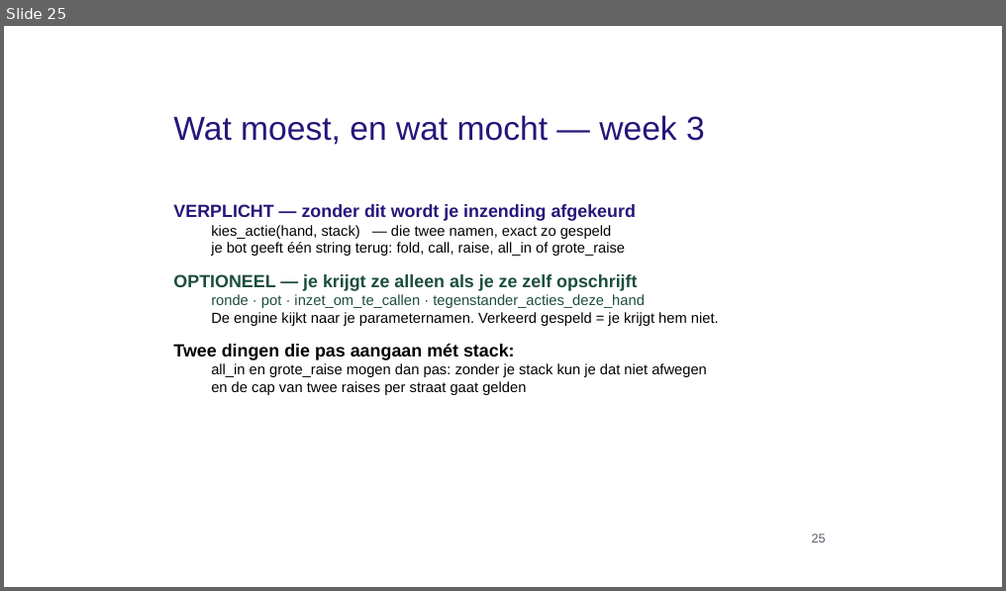
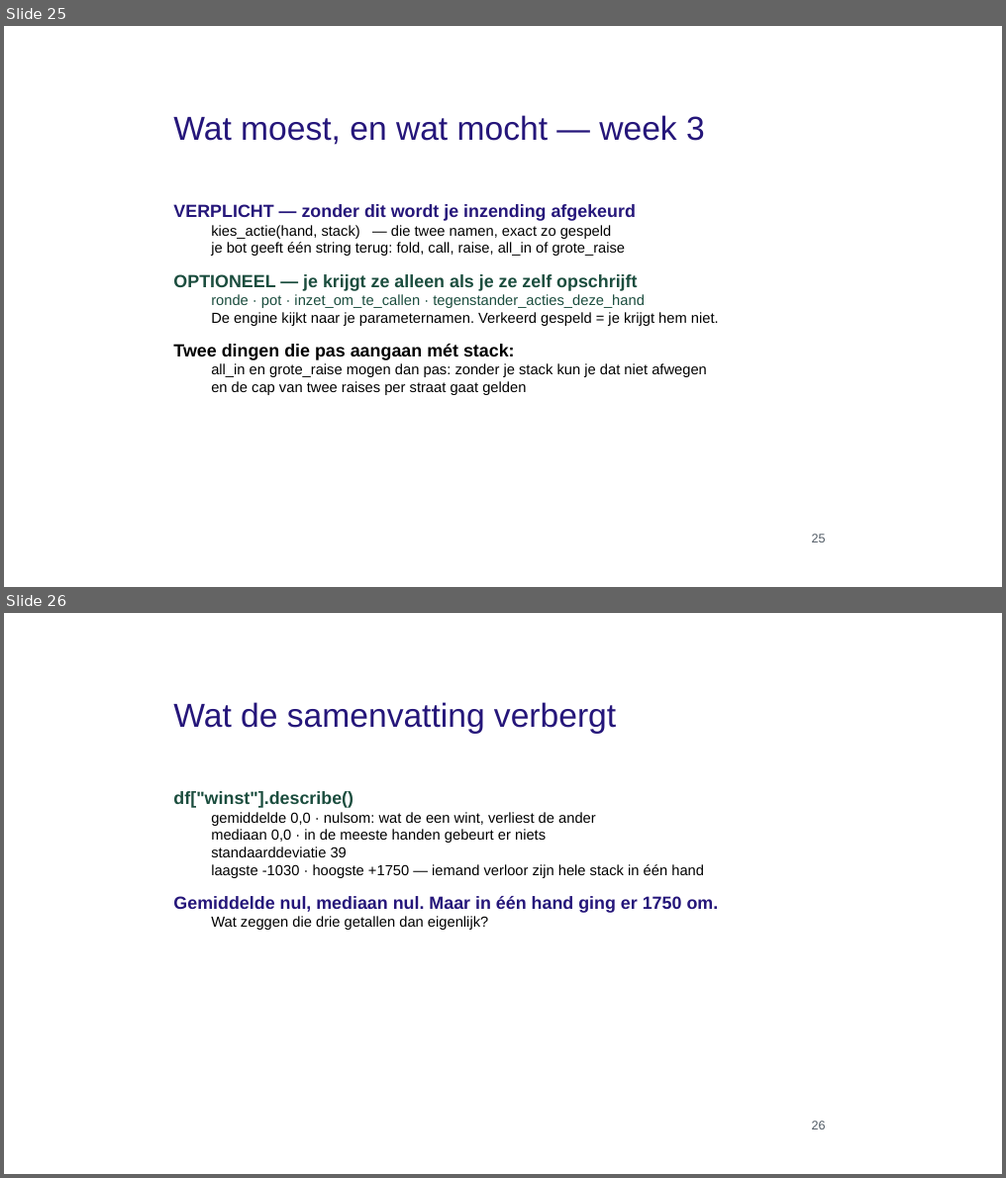
Before and after one commit to finturion/poker-analytics-challenge, a slide deck: powerpoints/hoorcollege/03_Exploring_Manipulating_Data_aangevuld.pptx. Shown one above the other, each under a label of ours: slide 25 before the commit, slides 25 and 26 after it. The pictures are 1006x591 and 1006x1178 pixels, drawn with LibreOffice and Linux fonts; fonts in the diff are those of the drawing; background and template pictures are left out. Boxes give left, top, right and bottom in pixels: in the first picture for what was removed or moved away, otherwise in the second. Text is boxed around its words. In the diff, an @@ line names an element or a change of style, - is before the commit and + after.

```diff
--- a/powerpoints/hoorcollege/03_Exploring_Manipulating_Data_aangevuld.pptx
+++ b/powerpoints/hoorcollege/03_Exploring_Manipulating_Data_aangevuld.pptx
@@ slide 26 added at [4, 613, 1002, 1174], background picture (left out) @@
@@ text added at [173, 702, 616, 734], 32 pt, text #25167A @@
+Wat de samenvatting verbergt
@@ text added at [173, 791, 719, 930], 14 pt, text #000000 @@
+df["winst"].describe()
+  gemiddelde 0,0 · nulsom: wat de een wint, verliest de ander
+  mediaan 0,0 · in de meeste handen gebeurt er niets
+  standaarddeviatie 39
+  laagste -1030 · hoogste +1750 — iemand verloor zijn hele stack in één hand
+Gemiddelde nul, mediaan nul. Maar in één hand ging er 1750 om.
+  Wat zeggen die drie getallen dan eigenlijk?
@@ text added at [812, 1121, 826, 1130], 12 pt, text #505A64 @@
+26
```
Also in this commit, not shown: 7 slides changed, 2 other slides added, 5 other files.
